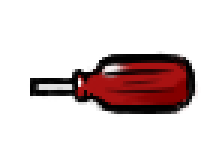
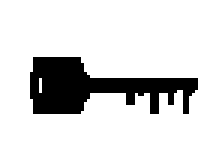
Two versions of the same layered image (222x168). Layer-by-layer changes:
added layer "图层 3" above "图层 2" over left=30, top=57, right=198, bottom=114
hid "图层 2" over left=30, top=51, right=198, bottom=117
